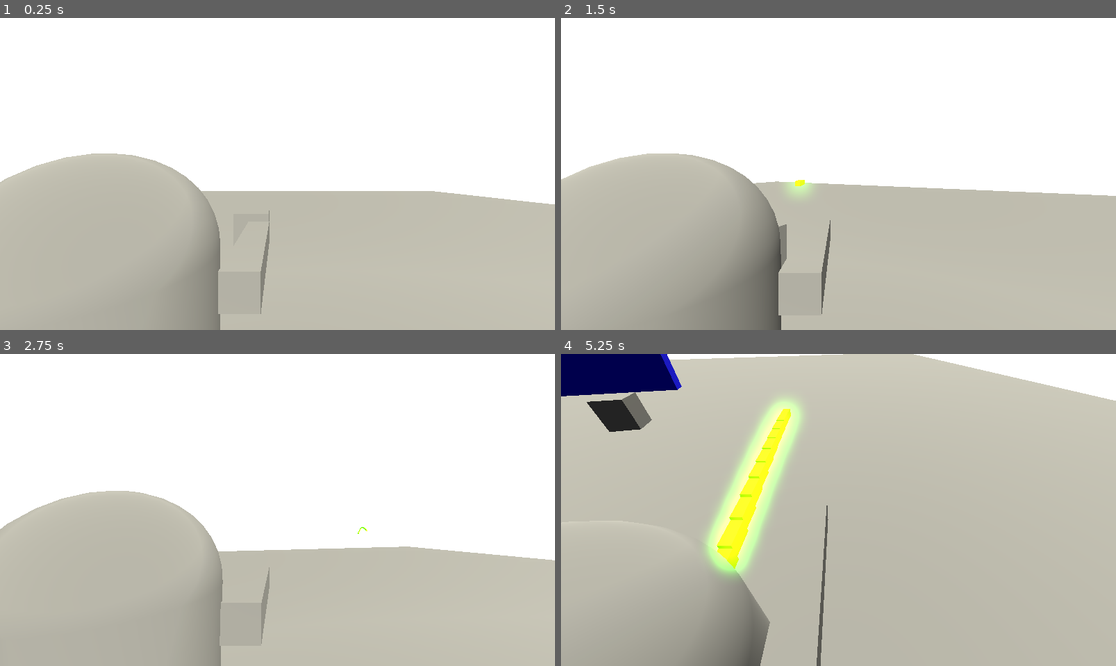
Above: before the commit, frames 1-4 (two rows, left to right).
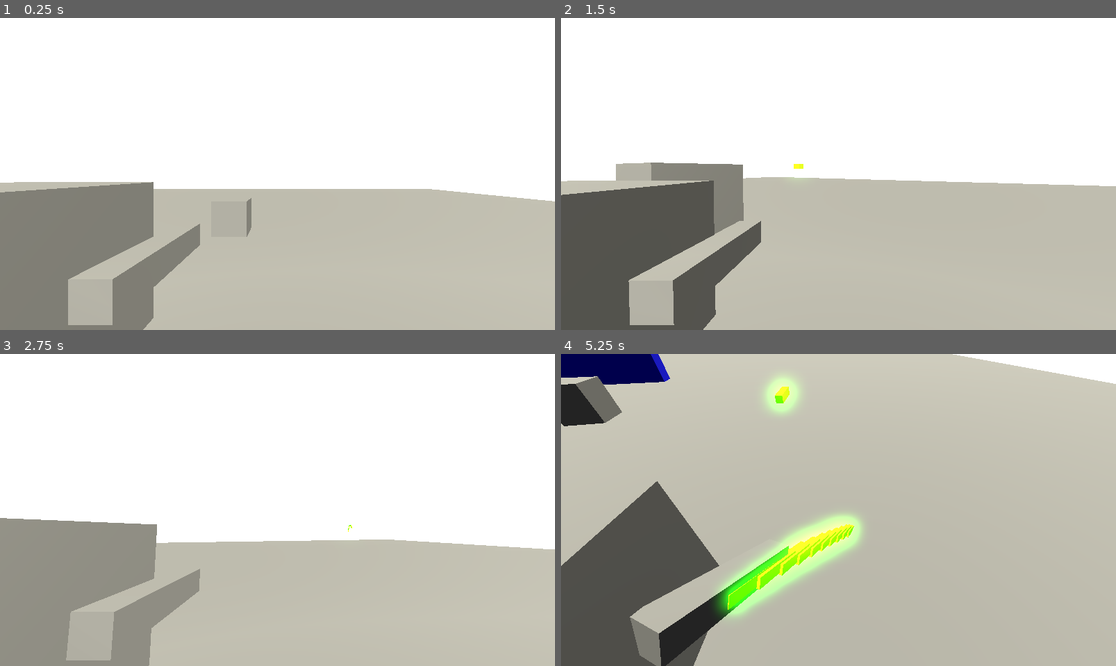
Above: after the commit, the same moments.

Repository: is-this-right/iscs-gdev-fps
Game: Godot game, scene res://scenes/game.tscn
Two runs of this game, one before a commit and one after it. Both use one fixed random seed, a clock stepped at 60 frames per second and the inputs below.
Inputs (mouse positions are in pixels of both pictures, inside the frame that each line leads up to):
- Up to frame 1 (0.25 s): no input
- Up to frame 2 (1.5 s): tap Enter (ui_accept) at 0.5, 0.77 s; move the mouse to (866, 174) at 0.52 s; press the mouse at (866, 174) at 0.53 s; hold Up (ui_up) from 0.53 s (still down); move the mouse to (810, 174) at 1.27 s; release the mouse at (810, 174) at 1.28 s; tap R (toggle_camera_ray) at 1.35 s
- Up to frame 3 (2.75 s): keep holding Up (ui_up); tap Enter (ui_accept) at 1.52 s; move the mouse to (288, 503) at 2.02 s; hold \ (toggle_mouse) from 2.03 s (still down)
- Up to frame 4 (5.25 s): move the mouse to (810, 572) at 2.77 s; release \ (toggle_mouse) at 2.78 s; click (810, 572) at 2.85 s; tap Enter (ui_accept) at 3.02, 3.77, 4.52 s; move the mouse to (1005, 556) at 3.52 s; release Up (ui_up) at 3.53 s; hold R (toggle_camera_ray) 3.53-4.28 s; hold Left (ui_left) 3.53-5.03 s; move the mouse to (672, 463) at 4.27 s; tap \ (toggle_mouse) at 4.35 s; move the mouse to (844, 510) at 5.02 s; press the mouse at (844, 510) at 5.03 s; hold Up (ui_up) from 5.03 s (still down)

The runs differ from the first frame. In frame 1, 17% of the frame differs, in the area x 0-100%, y 43-100%; in frame 2, 20%; in frame 3, 18%; in frame 4, 26%, in the area x 0-100%, y 0-100%.

Commit message:
self alignment works

Diff:
--- a/scenes/player.tscn
+++ b/scenes/player.tscn
@@ -1,10 +1,10 @@
 [gd_scene load_steps=5 format=3 uid="uid://s7ck66806sfg"]
 
-[ext_resource type="Script" path="res://scripts/player.gd" id="1_ghv6b"]
+[ext_resource type="Script" uid="uid://doqx35t6upruw" path="res://scripts/player.gd" id="1_ghv6b"]
 
-[sub_resource type="CapsuleMesh" id="CapsuleMesh_ap600"]
+[sub_resource type="BoxMesh" id="BoxMesh_3vyb7"]
 
-[sub_resource type="CapsuleShape3D" id="CapsuleShape3D_akr8a"]
+[sub_resource type="BoxShape3D" id="BoxShape3D_g2els"]
 
 [sub_resource type="BoxMesh" id="BoxMesh_fx43c"]
 size = Vector3(0.2, 0.2, 1)
@@ -15,26 +15,27 @@
 CAMERA_CONTROLLER = NodePath("CameraController/Camera3D")
 
 [node name="MeshInstance3D" type="MeshInstance3D" parent="."]
-mesh = SubResource("CapsuleMesh_ap600")
+mesh = SubResource("BoxMesh_3vyb7")
 skeleton = NodePath("../CollisionShape3D")
 
 [node name="CollisionShape3D" type="CollisionShape3D" parent="."]
-shape = SubResource("CapsuleShape3D_akr8a")
+shape = SubResource("BoxShape3D_g2els")
 
 [node name="CameraController" type="Node3D" parent="."]
 
 [node name="Camera3D" type="Camera3D" parent="CameraController"]
-transform = Transform3D(1, 0, 0, 0, 1, 0, 0, 0, 1, 0.8, 0.9, 1)
+transform = Transform3D(1, 0, 0, 0, 1, 0, 0, 0, 1, 1.41472, 0.560581, 1)
 
 [node name="RayCast3D" type="RayCast3D" parent="CameraController/Camera3D"]
 transform = Transform3D(1.91069e-15, 4.37114e-06, 1, 1, -4.37114e-06, 0, 4.37114e-08, 100, -4.37114e-08, 0, 0, 0)
 hit_back_faces = false
-collide_with_bodies = false
 
 [node name="Gun pivot" type="Node3D" parent="."]
+transform = Transform3D(1, 0, 0, 0, 1, 0, 0, 0, 1, 0.592954, 0, 0)
 
 [node name="gun" type="MeshInstance3D" parent="Gun pivot"]
-transform = Transform3D(1, 0, 0, 0, 1, 0, 0, 0, 1, 0.621674, 0.343856, -0.453233)
+transform = Transform3D(1, 0, 0, 0, 1, 0, 0, 0, 1, 0, 0, -0.388578)
 mesh = SubResource("BoxMesh_fx43c")
 
 [node name="RayCast3D" type="RayCast3D" parent="Gun pivot"]
+transform = Transform3D(1, 0, 0, 0, -4.37114e-06, -1, 0, 100, -4.37114e-08, 0, 0, -0.516487)
--- a/scripts/player.gd
+++ b/scripts/player.gd
@@ -12,7 +12,8 @@
 @export var TILT_UPPER_LIMIT := deg_to_rad (90.0)
 @export var CAMERA_CONTROLLER : Camera3D
 @export var sensitivity = 0.5
-@onready var gun_direction = $"Gun pivot/RayCast3D"
+@onready var gun_direction = $"Gun pivot"
+@onready var cameraRay = $CameraController/Camera3D/RayCast3D
 
 var _mouse_input : bool = true
 var _rotation_input : float
@@ -90,3 +91,13 @@
 		get_parent().add_child(instance)
 
 	move_and_slide()
+
+	# get collision
+	var a = cameraRay.get_collision_point()
+
+	var gunvector = gun_direction.global_position - a
+
+	if cameraRay.is_colliding():
+		gun_direction.look_at(a, Vector3(0,-1,0))
+	else:
+		gun_direction.set_rotation(Vector3(0,0,0))
Not shown, added: scripts/player.gd.uid
